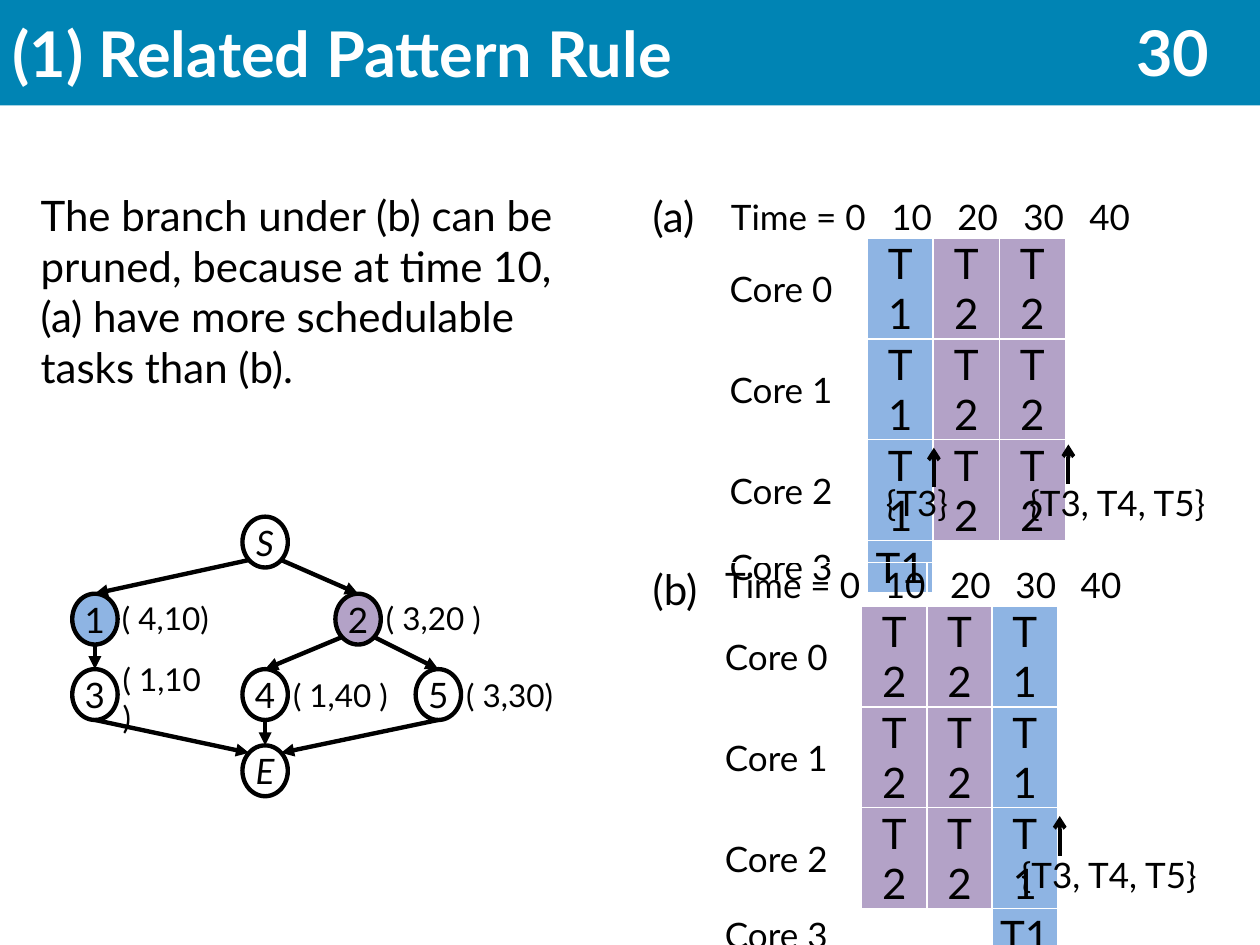
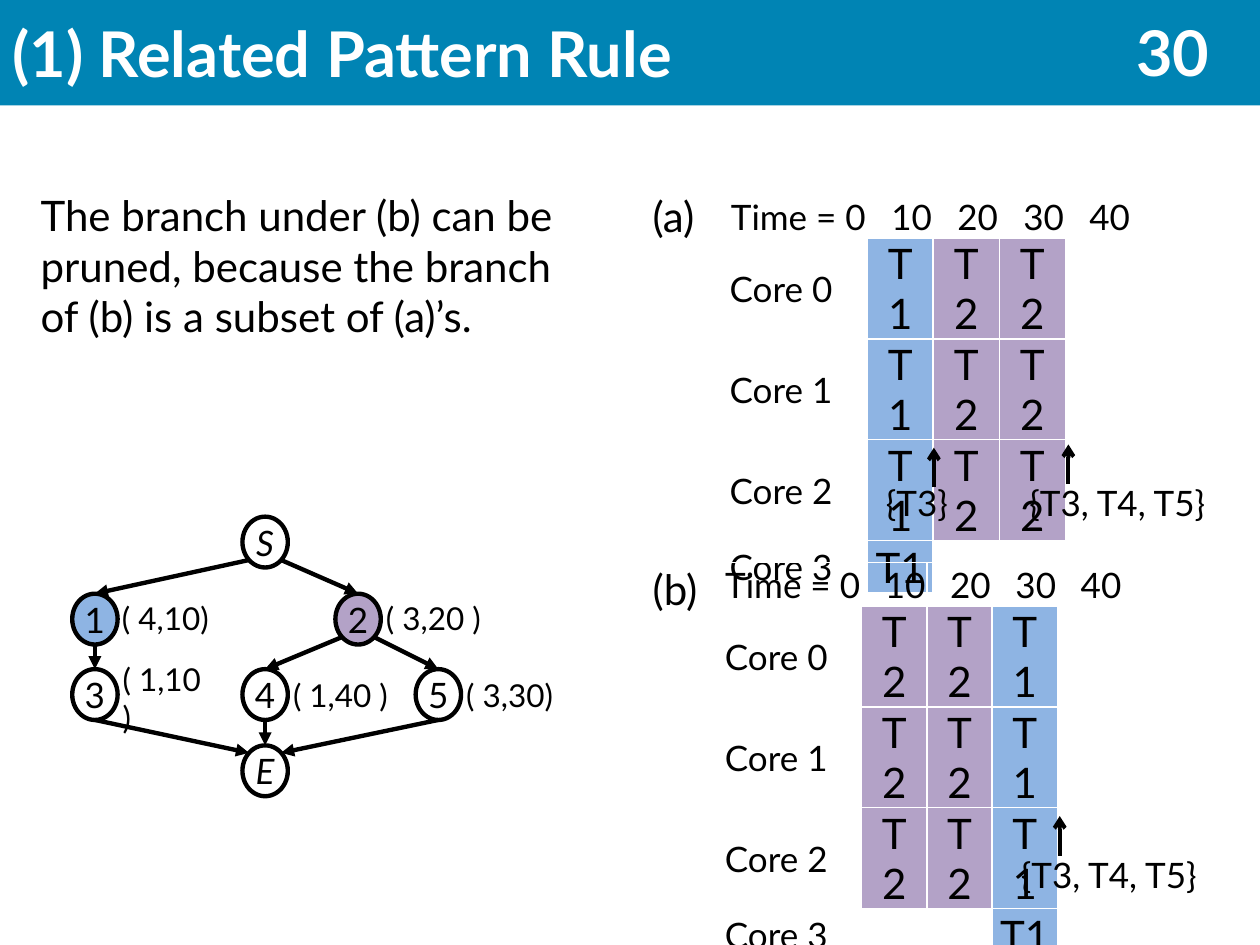
Before and after one commit to scomup/Genetic_Scheduler, a slide deck: slide 31 of PPT.pptx. Drawn at 1260x945 pixels with LibreOffice and Linux fonts; fonts in the diff are those of the drawing. Boxes give left, top, right and bottom in pixels: in the first picture for what was removed or moved away, otherwise in the second. Text is boxed around its words. In the diff, an @@ line names an element or a change of style, - is before the commit and + after.

```diff
--- a/PPT.pptx
+++ b/PPT.pptx
@@ text at bbox=[41, 198, 553, 338]: text changed @@
-The branch under (b) can be pruned, because at time 10, (a) have more schedulable tasks than (b).
+The branch under (b) can be pruned, because the branch of (b) is a subset of (a)’s.
```
Also in this commit, not shown: 4 other slides changed.
